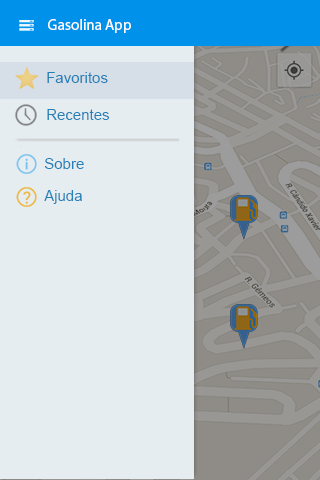
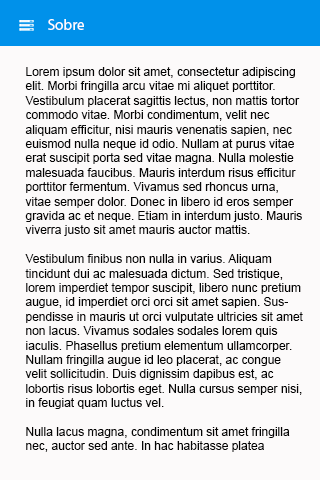
Two versions of the same layered image (320×480). Layer-by-layer changes:
added group "Main" (1st of 2, in "Action Bar") with 3 layers in group "Action Bar" over [48, 19, 131, 33]
hid "Gasolina App", moved it into group "Main" over [48, 19, 131, 33]
added group "Sobre ou Ajuda" (1st of 2, in "Action Bar") with 1 layers in group "Action Bar" over [48, 19, 84, 30]
added layer "Sobre" (1st of 2, in "Action Bar" › "Sobre ou Ajuda") in group "Sobre ou Ajuda" over [48, 19, 84, 30]
hid "ic_action_star_10" over [15, 67, 39, 89]
hid "Favoritos" (3rd of 4, in "Drawer Layout" › "Menu" › "Section Posto" › "Favoritos Button") over [47, 72, 108, 83]
hid "ic_action_clock" over [15, 104, 37, 126]
hid "Recentes" over [47, 109, 110, 120]
hid "Space" over [12, 19, 320, 158]
hid "ic_action_info" over [16, 154, 37, 174]
hid "Sobre" (2nd of 2, in "Drawer Layout" › "Menu" › "Section Posto" › "Sobre Button") over [44, 158, 84, 169]
hid "ic_action_help" over [16, 187, 37, 207]
hid "Ajuda" over [44, 190, 82, 204]
hid "Background" over [0, 19, 320, 480]
added group "Sobre ou Ajuda" (2nd of 2, in "Content") with 2 layers in group "Content" over [0, 19, 320, 480]
added layer "Lorem ipsum dolor sit amet, consectetur adipiscing elit. Morbi" in group "Sobre ou Ajuda" over [25, 67, 303, 452]
added layer "Backogrund Favoritos" (1st of 2, in "Content" › "Sobre ou Ajuda") in group "Sobre ou Ajuda" over [0, 19, 320, 480]
moved "Tooltip Asset" into group "Main" over [112, 95, 222, 178]
moved "Markers" into group "Main" over [48, 174, 259, 395]
moved "map" into group "Main" over [1, 46, 320, 480]
moved "Camada 1" into group "Main" over [0, 19, 320, 480]
